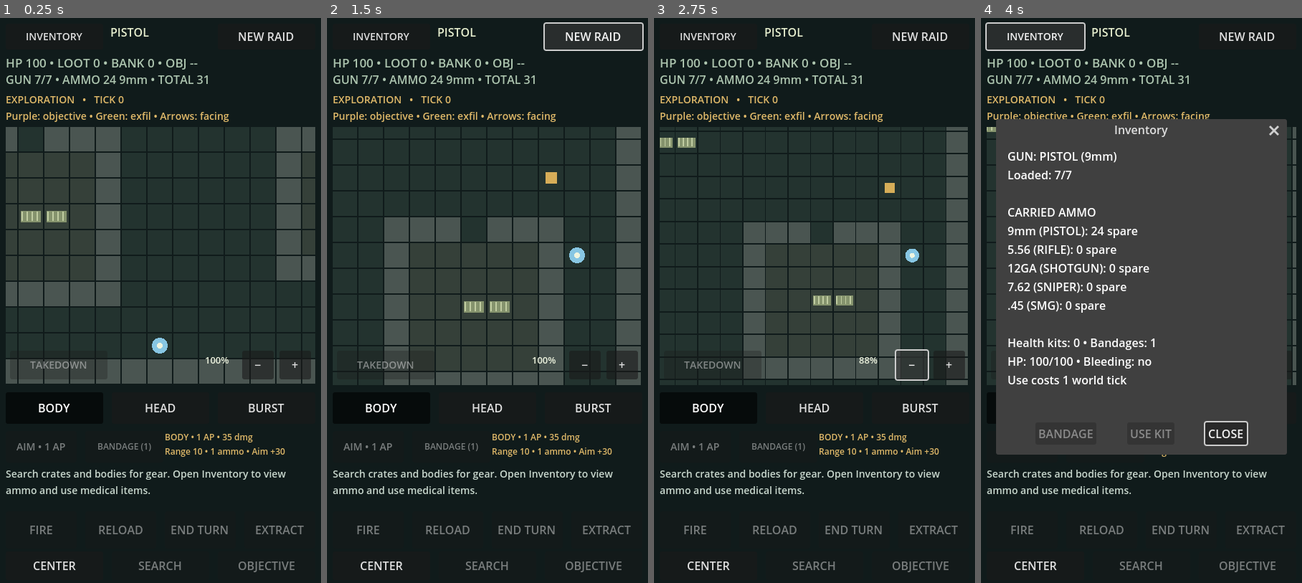
Above: before the commit, frames 1-4 (left to right).
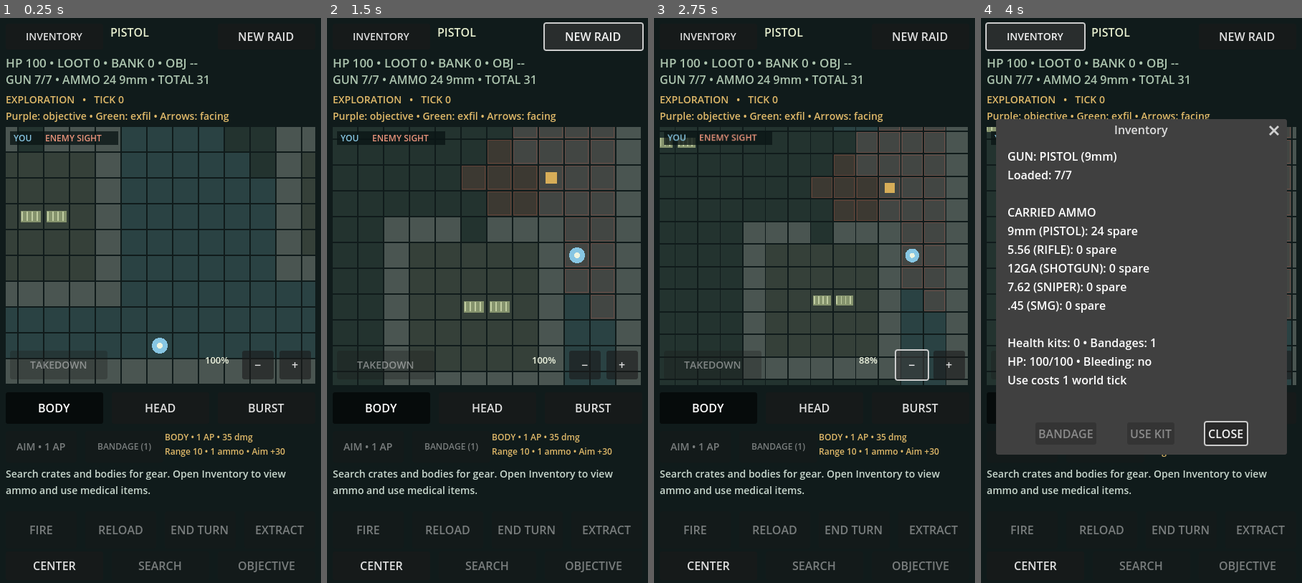
Above: after the commit, the same moments.

Repository: thenamelessguy77/TDExtract
Game: Godot game, scene res://main.tscn
The game is run twice, just before and just after one commit, with the same random seed, the same clock (stepped at 60 frames per second) and the same inputs.
Inputs:
- Up to frame 1 (0.25 s): no input
- Up to frame 2 (1.5 s): click "NEW RAID" at 0.5 s; click "NEW RAID" at 1.25 s
- Up to frame 3 (2.75 s): click "−" at 2 s
- Up to frame 4 (4 s): click "+" at 2.75 s; click "INVENTORY" at 3.5 s

The runs differ from the first frame. In frame 1, 0.6% of the frame differs, in the area x 3-37%, y 20-23%; in frame 2, 8.1%, in the area x 4-90%, y 19-54%; in frame 3, 7.0%; in frame 4, 0.4%.

Commit message:
Show subtle player sight and visible enemy sight cones

Diff:
--- a/main.gd
+++ b/main.gd
@@ -52,6 +52,8 @@
 var animation_running = false
 var motion_epoch = 0
 var motion_tween: Tween
+var sight_overlay_key: Array = []
+var sight_overlay_cells: Dictionary = {}
 var player_draw_pos = Vector2.ZERO
 var player_motion: Array[Vector2] = []
 var meter_rng = RandomNumberGenerator.new()
@@ -652,11 +654,14 @@
 	return Vector2i(0, signi(delta.y)) if delta.y != 0 else Vector2i.LEFT
 
 func enemy_can_see_player(e: Dictionary) -> bool:
-	if not visible(e):
+	return enemy_can_see_tile(e, player)
+
+func enemy_can_see_tile(e: Dictionary, target: Vector2i) -> bool:
+	if e.hp <= 0 or distance(e.pos, target) > SIGHT_RANGE or not line_of_sight(e.pos, target):
 		return false
-	if not combat and not e.get("alerted", false) and low_cover_at(player, e.pos):
+	if not combat and not e.get("alerted", false) and low_cover_at(target, e.pos):
 		return false
-	var delta = player - Vector2i(e.pos)
+	var delta = target - Vector2i(e.pos)
 	var facing = Vector2i(e.get("facing", Vector2i.LEFT))
 	var forward = delta.x * facing.x + delta.y * facing.y
 	var sideways = absi(delta.x * facing.y - delta.y * facing.x)
@@ -1249,11 +1254,18 @@
 func draw_map(canvas: Control):
 	var first = Vector2i(camera / CELL)
 	var last = Vector2i((camera + map_visible_size()) / CELL) + Vector2i.ONE
+	update_sight_overlay(first, last)
 	for y in range(maxi(0, first.y), mini(MAP.size(), last.y)):
 		for x in range(maxi(0, first.x), mini(MAP[0].length(), last.x)):
 			var p = Vector2i(x, y)
 			var rect = Rect2(map_point(p), Vector2.ONE * (CELL - 2))
 			canvas.draw_rect(rect, Color("4a5551") if blocks_sight(p) else (Color("354039") if is_indoors(p) else Color("23332f")))
+			var sight = int(sight_overlay_cells.get(p, 0))
+			if sight & 1:
+				canvas.draw_rect(rect, Color(0.40, 0.78, 0.96, 0.10))
+			if sight & 2:
+				canvas.draw_rect(rect, Color(0.96, 0.40, 0.29, 0.12))
+				canvas.draw_rect(rect.grow(-1), Color(0.96, 0.40, 0.29, 0.20), false, 1)
 			if tile_at(p) == "=":
 				canvas.draw_rect(Rect2(rect.position + Vector2(3, 9), Vector2(28, 16)), Color("85936d"))
 				for stripe in range(4):
@@ -1293,6 +1305,35 @@
 	canvas.draw_circle(player_draw_pos * CELL - camera + Vector2(17, 17), 4, Color("eef4df"))
 
 	draw_cover_edges(canvas, player, Color("a0dcd6"), player_draw_pos)
+	# Small color key stays inside the map viewport at every zoom level.
+	var legend_origin = Vector2(6, 6) / map_zoom
+	canvas.draw_rect(Rect2(legend_origin, Vector2(151, 19) / map_zoom), Color(0.04, 0.08, 0.08, 0.78))
+	canvas.draw_string(canvas.get_theme_default_font(), legend_origin + Vector2(5, 14) / map_zoom, "YOU", HORIZONTAL_ALIGNMENT_LEFT, -1, maxi(1, roundi(12 / map_zoom)), Color("87c6e3"))
+	canvas.draw_string(canvas.get_theme_default_font(), legend_origin + Vector2(49, 14) / map_zoom, "ENEMY SIGHT", HORIZONTAL_ALIGNMENT_LEFT, -1, maxi(1, roundi(12 / map_zoom)), Color("e9937b"))
+
+func update_sight_overlay(first: Vector2i, last: Vector2i):
+	var key: Array = [player, combat, motion_epoch, first, last]
+	var guards: Array = []
+	for e in enemies:
+		key.append([e.pos, e.hp > 0, e.get("facing", Vector2i.LEFT), e.get("alerted", false)])
+		if visible(e):
+			guards.append(e)
+	if key == sight_overlay_key:
+		return
+	sight_overlay_key = key
+	sight_overlay_cells.clear()
+	for y in range(maxi(0, first.y), mini(MAP.size(), last.y)):
+		for x in range(maxi(0, first.x), mini(MAP[0].length(), last.x)):
+			var p = Vector2i(x, y)
+			if blocks_sight(p):
+				continue
+			var flags = 1 if player_can_see(p) else 0
+			for guard in guards:
+				if enemy_can_see_tile(guard, p):
+					flags |= 2
+					break
+			if flags:
+				sight_overlay_cells[p] = flags
 
 func draw_cover_edges(canvas: Control, p: Vector2i, color: Color, display: Vector2):
 	var center = display * CELL - camera + Vector2(17, 17)
--- a/tests/smoke.gd
+++ b/tests/smoke.gd
@@ -99,6 +99,7 @@
 	assert(test_weapons(game), "Weapon checks must complete")
 	assert(test_gear_loot_and_persistence(game), "Typed ammo and persistent gun checks must complete")
 	assert(await test_bleeding_and_bandages(game), "Bleeding and bandage checks must complete")
+	assert(test_sight_overlays(game), "Sight overlay checks must complete")
 	assert(test_half_cover_hiding(game), "Half-cover concealment checks must complete")
 	assert(test_enemy_ai(game), "Enemy AI checks must complete")
 	assert(test_sight_and_zoom(game), "Sight and zoom checks must complete")
@@ -1416,3 +1417,46 @@
 	game.new_raid()
 	print("PASS: automatic half-cover concealment, directional flanking, adjacency, player visibility, investigation, alerted/combat visibility and defensive cover")
 	return true
+
+func test_sight_overlays(game) -> bool:
+	game.new_raid()
+	game.enemies.clear()
+	var original_map = game.MAP.duplicate()
+	game.MAP.clear()
+	for y in range(15):
+		game.MAP.append("...............")
+	game.player = Vector2i(2, 2)
+	var guard = {"pos": Vector2i(4, 2), "hp": 60, "facing": Vector2i.DOWN}
+	game.enemies.append(guard)
+	game.update_sight_overlay(Vector2i.ZERO, Vector2i(15, 15))
+	assert(game.sight_overlay_cells.get(Vector2i(4, 4), 0) == 3, "Player and guard sight overlap")
+	assert(game.sight_overlay_cells.get(Vector2i(4, 1), 0) == 1, "Guard rear remains blue only")
+	assert(not game.sight_overlay_cells.has(Vector2i(14, 14)), "Sight does not extend beyond ten tiles")
+	guard.facing = Vector2i.UP
+	game.update_sight_overlay(Vector2i.ZERO, Vector2i(15, 15))
+	assert(game.sight_overlay_cells.get(Vector2i(4, 4), 0) == 1 and game.sight_overlay_cells.get(Vector2i(4, 1), 0) == 3, "Facing change refreshes cached sight")
+	guard.facing = Vector2i.DOWN
+	game.set_tile(Vector2i(4, 3), "=")
+	game.sight_overlay_key.clear()
+	game.update_sight_overlay(Vector2i.ZERO, Vector2i(15, 15))
+	assert(game.sight_overlay_cells.get(Vector2i(4, 4), 0) == 1, "Half cover hides protected tiles before combat")
+	game.combat = true
+	game.update_sight_overlay(Vector2i.ZERO, Vector2i(15, 15))
+	assert(game.sight_overlay_cells.get(Vector2i(4, 4), 0) == 3, "Combat sight matches normal view over half cover")
+	for x in range(3, 6):
+		game.set_tile(Vector2i(x, 3), "#")
+	game.sight_overlay_key.clear()
+	game.update_sight_overlay(Vector2i.ZERO, Vector2i(15, 15))
+	assert((int(game.sight_overlay_cells.get(Vector2i(4, 4), 0)) & 2) == 0, "Full walls block enemy sight overlay")
+	guard.hp = 0
+	game.update_sight_overlay(Vector2i.ZERO, Vector2i(15, 15))
+	for flags in game.sight_overlay_cells.values():
+		assert((flags & 2) == 0, "Dead enemies have no cone")
+	game.enemies.append({"pos": Vector2i(12, 12), "hp": 60, "facing": Vector2i.UP})
+	game.update_sight_overlay(Vector2i.ZERO, Vector2i(15, 15))
+	for flags in game.sight_overlay_cells.values():
+		assert((flags & 2) == 0, "Unseen enemies do not reveal their cones")
+	game.MAP = original_map
+	game.new_raid()
+	print("PASS: blue player sight, coral visible-guard cones, overlap, facing/cache updates, ten-tile range, walls, half-cover concealment/combat, no dead or unseen guard cones")
+	return true
Not shown, changed: README.md
